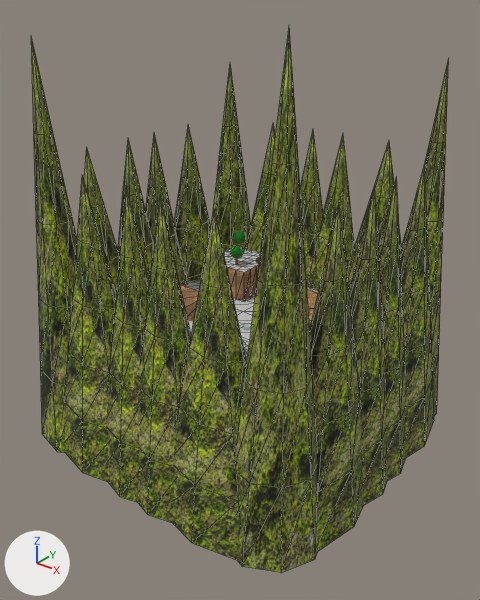
Two versions of the FBX model GameTemplate/Game/Assets/modelData/stage_01.fbx, one commit apart.
Camera for both pictures: a 50 mm camera at (339.0, -462.0, 312.0) aimed at (-10.0, -27.0, 42.0). Arrows for +X, +Y and +Z are at lower left; the lights stay in place. Mesh edges are drawn as thin lines on the coarser meshes. Where no turn or scale is listed for an object, it has been applied to the vertices.

The scene before the commit, as lines of its bpy script (objects in view):
```python
ob_cone001 = bpy.data.objects.new('Cone001', me_mesh_032)
ob_cone001.location = (-82.0, -136.0, -104.0)
ob_cone002 = bpy.data.objects.new('Cone002', me_mesh_031)
ob_cone002.location = (-31.0, -136.0, -104.0)
ob_cone004 = bpy.data.objects.new('Cone004', me_mesh_029)
ob_cone004.location = (55.0, -136.0, -104.0)
ob_cone006 = bpy.data.objects.new('Cone006', me_mesh_040)
ob_cone006.location = (-2.0, 129.0, -104.0)
ob_cone009 = bpy.data.objects.new('Cone009', me_mesh_025)
ob_cone009.location = (115.0, 14.0, -104.0)
ob_cone011 = bpy.data.objects.new('Cone011', me_mesh_026)
ob_cone011.location = (115.0, -21.0, -104.0)
ob_cone014 = bpy.data.objects.new('Cone014', me_mesh_035)
ob_cone014.location = (-153.0, 65.0, -104.0)
ob_cone015 = bpy.data.objects.new('Cone015', me_mesh_037)
ob_cone015.location = (-153.0, -21.0, -104.0)
ob_cone016 = bpy.data.objects.new('Cone016', me_mesh_038)
ob_cone016.location = (-153.0, -72.0, -104.0)
# also in view: 'Cone018' at (-138.0, 117.0, 63.0); 'Cone013' at (-153.0, 14.0, 34.0); 'Cone017' at (-140.0, -126.0, 83.0); 'Cone010' at (115.0, 65.0, 34.0); 'Cone005' at (49.0, 129.0, 34.0)
```
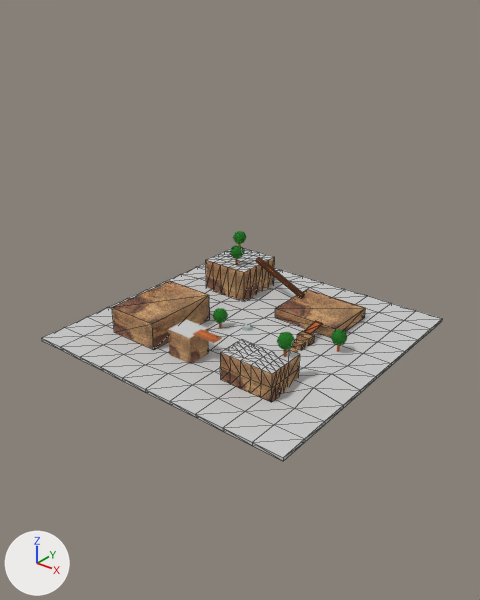
The change in detail:
Object 'Box009' (ob_box009) is rescaled from (0.0293, 0.0293, 0.0293) to (0.0344, 0.0344, 0.0254).
Object 'Cone009' (ob_cone009) is deleted.
Object 'Cone001' (ob_cone001) is deleted.
Object 'Cone006' (ob_cone006) is deleted.
Object 'Cone015' (ob_cone015) is deleted.
Object 'Cone004' (ob_cone004) is deleted.
Object 'Cone011' (ob_cone011) is deleted.
Object 'Cone016' (ob_cone016) is deleted.
Object 'Cone014' (ob_cone014) is deleted.
Object 'Cone003' (ob_cone003) is deleted.
Object 'Cone007' (ob_cone007) is deleted.
Object 'Cone019' (ob_cone019) is deleted.
Object 'Cone005' (ob_cone005) is deleted.
Object 'Cone012' (ob_cone012) is deleted.
Object 'Cone017' (ob_cone017) is deleted.
Object 'Cone020' (ob_cone020) is deleted.
Object 'Cone010' (ob_cone010) is deleted.
Object 'Cone018' (ob_cone018) is deleted.
Object 'Cone008' (ob_cone008) is deleted.
Object 'Cone013' (ob_cone013) is deleted.
Object 'Cone002' (ob_cone002) is deleted.

Boxes (x1, y1, x2, y2) around the edits, measured in the pictures (480 x 600 px):
'Box009', rescaled: before (184, 279, 318, 342); after (42, 263, 442, 461)
'Cone020', deleted (green): before (237, 25, 318, 573)
'Cone004', deleted (green): before (172, 210, 247, 560)
'Cone012', deleted (yellow): before (310, 203, 364, 551)
'Cone003', deleted (green): before (138, 196, 191, 522)
'Cone001', deleted (green): before (64, 175, 116, 482)
'Cone017', deleted (green): before (31, 37, 77, 453)
'Cone002', deleted (green): before (108, 186, 150, 502)
'Cone011', deleted (green): before (349, 188, 387, 505)
'Cone010', deleted (green): before (400, 164, 434, 457)
'Cone009', deleted (green): before (379, 177, 406, 481)
'Cone019', deleted (green): before (425, 58, 449, 416)
'Cone018', deleted (green): before (212, 64, 251, 252)
'Cone014', deleted (yellow): before (174, 124, 211, 283)
'Cone006', deleted (green): before (311, 135, 355, 292)
'Cone007', deleted (green): before (300, 130, 323, 289)
'Cone013', deleted (yellow): before (146, 134, 187, 286)
'Cone015', deleted (yellow): before (118, 139, 154, 281)
'Cone016', deleted (green): before (84, 149, 120, 293)
'Cone005', deleted (green): before (348, 141, 402, 292)
'Cone008', deleted (green): before (247, 122, 276, 253)
'Box005', unchanged, uncovered by the edit: before (180, 285, 199, 322); after (112, 281, 210, 350)
'Box012', unchanged, uncovered by the edit: before (242, 340, 250, 362); after (220, 339, 300, 402)
'Box002', unchanged, uncovered by the edit: before (307, 289, 318, 326); after (275, 289, 366, 337)
'Box011', unchanged, uncovered by the edit: before (188, 320, 194, 334); after (168, 320, 209, 364)
